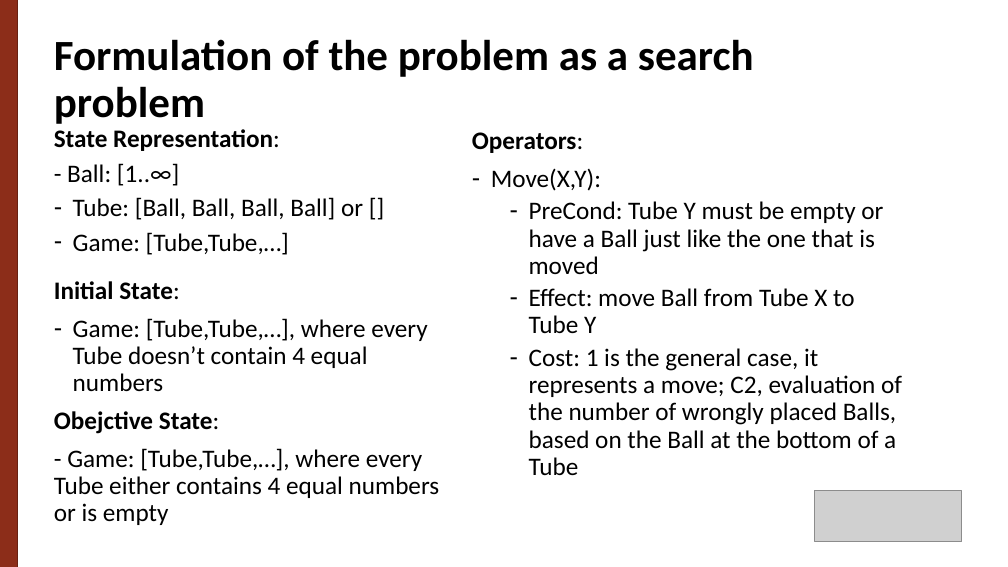
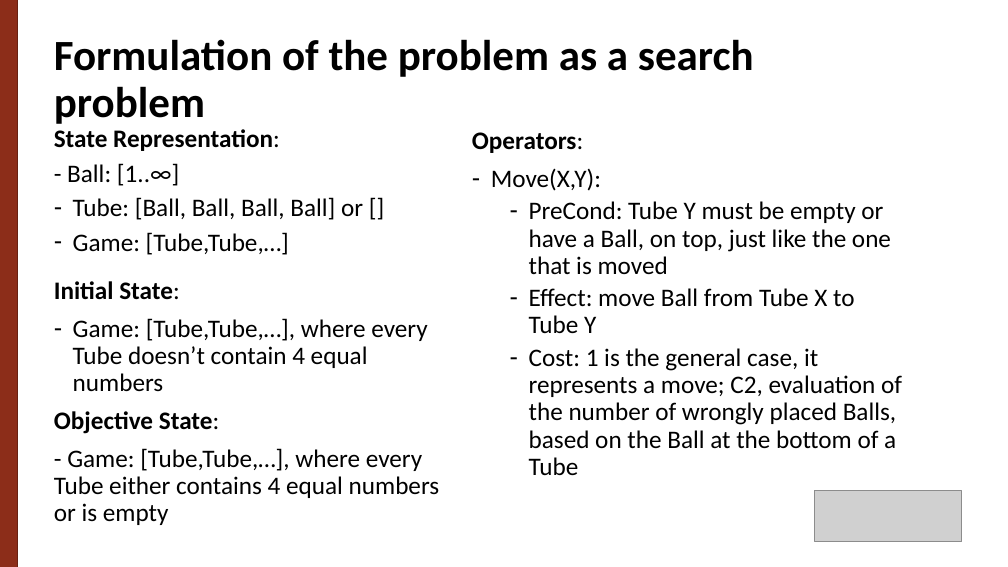
Before and after one commit to g-batalhao-a/IART, a slide deck: slide 4 of Project1/docs/Ball Sort Puzzle.pptx. Drawn at 1008x567 pixels with LibreOffice and Linux fonts; fonts in the diff are those of the drawing; grey boxes stand for pictures. Boxes give left, top, right and bottom in pixels: in the first picture for what was removed or moved away, otherwise in the second. Text is boxed around its words. In the diff, an @@ line names an element or a change of style, - is before the commit and + after.

```diff
--- a/Project1/docs/Ball Sort Puzzle.pptx
+++ b/Project1/docs/Ball Sort Puzzle.pptx
@@ text at (529,201,891,275): text changed @@
-  – PreCond: Tube Y must be empty or have a Ball just like the one that is moved
+  – PreCond: Tube Y must be empty or have a Ball, on top, just like the one that is moved
@@ text at (54,411,219,434): text changed @@
-Obejctive State:
+Objective State:
```
Also in this commit, not shown: 1 slide added, 5 other files.
